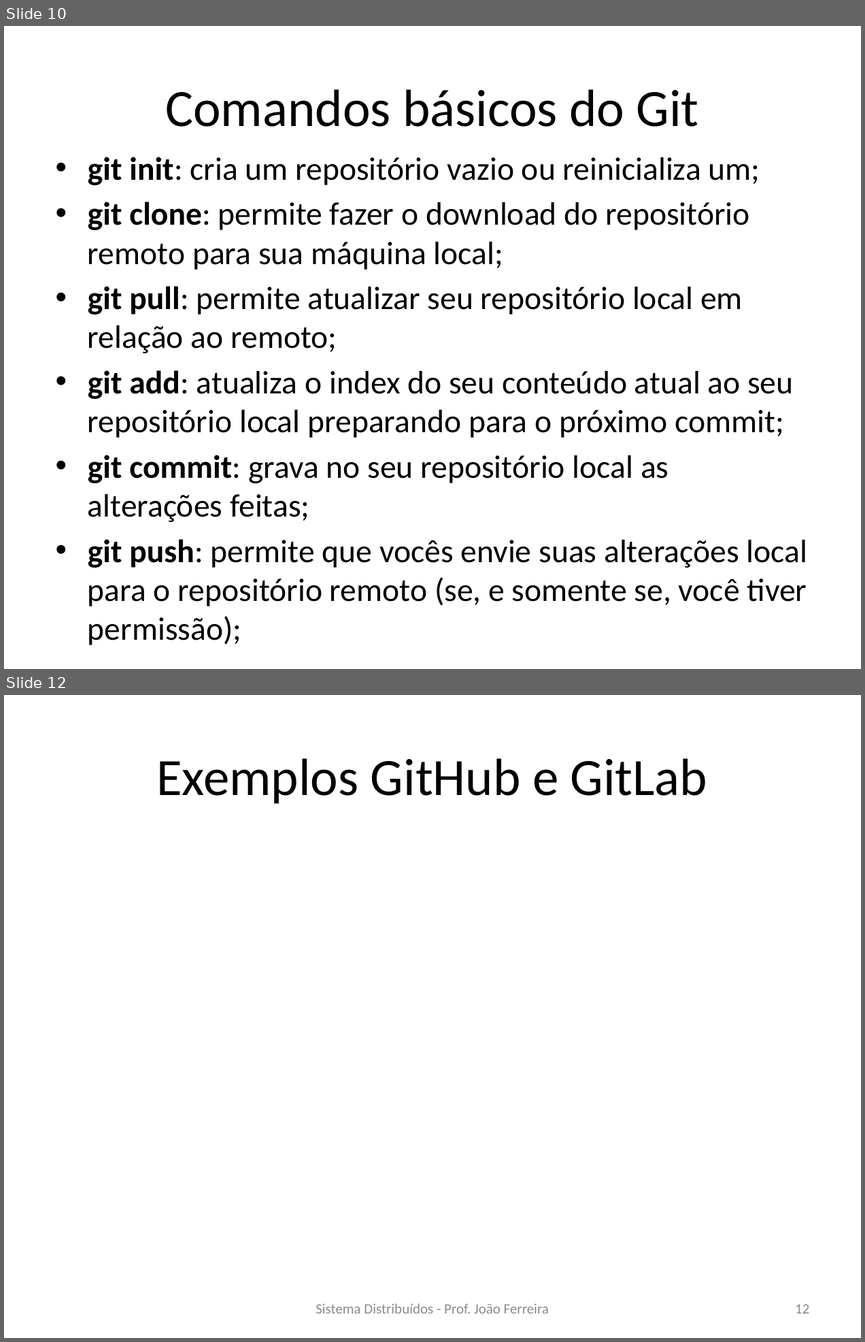
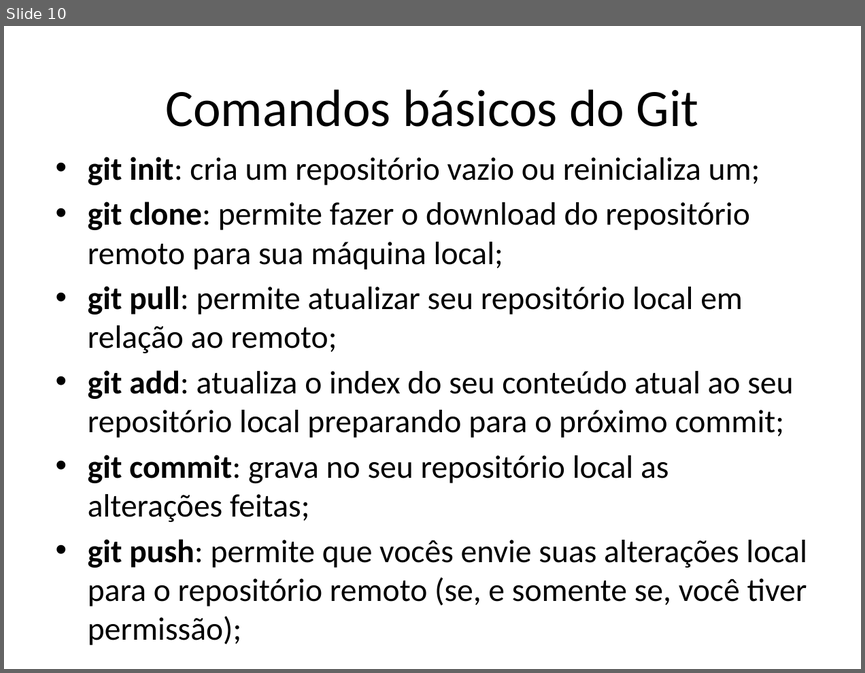
Before and after one commit to FernandoBCAraujo/Apresentacao-Git-e-GitHub, a slide deck: Apresentação Git e GitHub.pptx. Shown one above the other, each under a label of ours: slides 10 and 12 before the commit, slide 10 after it; the slides between them are not shown. The pictures are 865x1342 and 865x673 pixels, drawn with LibreOffice and Linux fonts; fonts in the diff are those of the drawing. Boxes give left, top, right and bottom in pixels: in the first picture for what was removed or moved away, otherwise in the second. Text is boxed around its words. In the diff, an @@ line names an element or a change of style, - is before the commit and + after.

```diff
--- a/Apresentação Git e GitHub.pptx
+++ b/Apresentação Git e GitHub.pptx
@@ slide 12 removed at [4,695,861,1338], background #FFFFFF @@
@@ title removed at [156,758,707,804] @@
-Exemplos GitHub e GitLab
@@ text removed at [315,1303,549,1313] @@
-Sistema Distribuídos - Prof. João Ferreira
@@ page number removed at [795,1304,809,1313] @@
-12
```
Also in this commit, not shown: 1 slide changed, 1 other slide removed.
